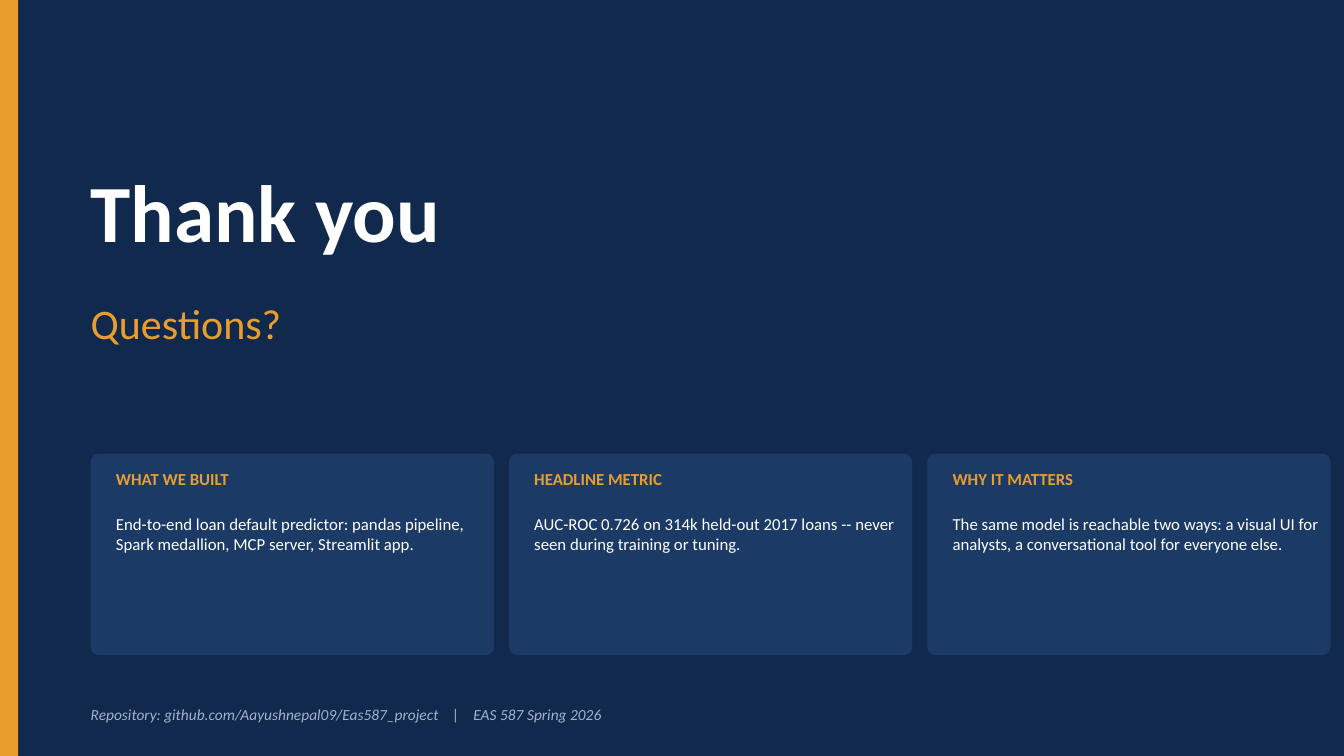
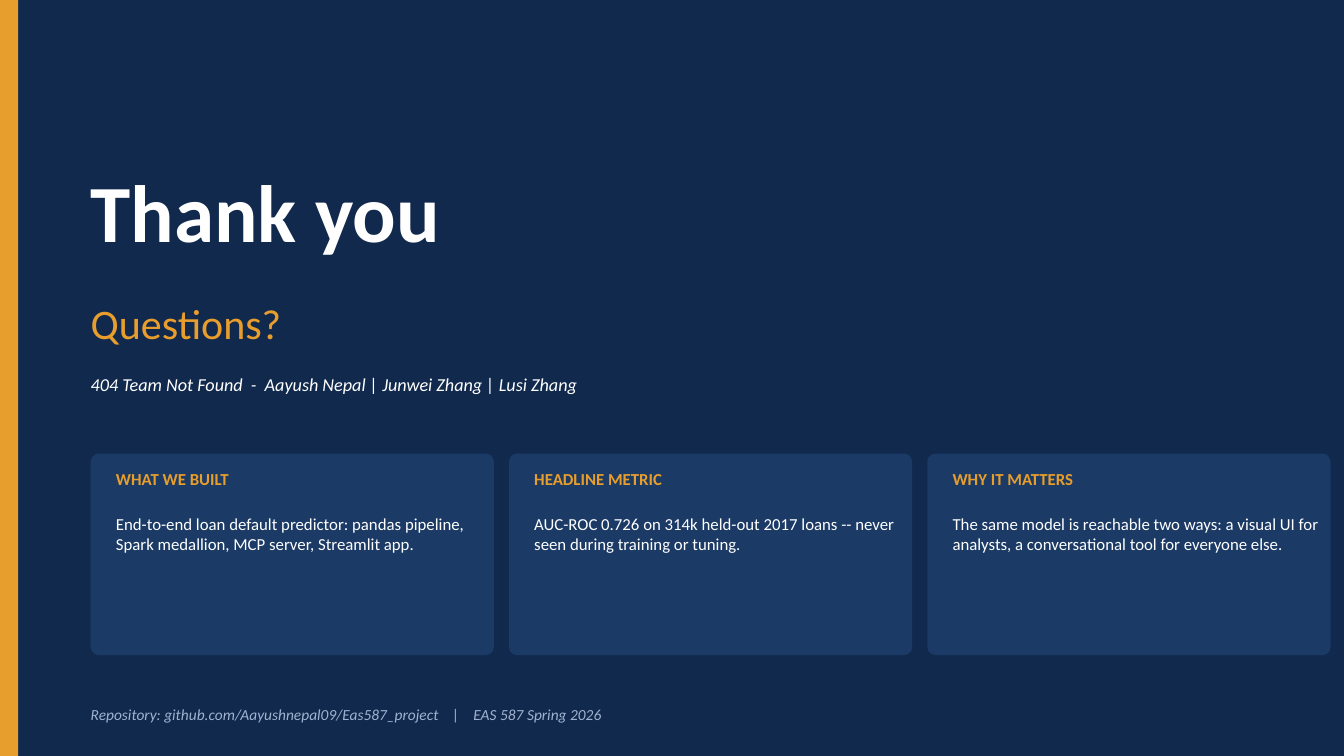
Before and after one commit to Aayushnepal09/loan_default_prediction, a slide deck: slide 13 of presentation/Phase4_presentation.pptx. Drawn at 1344x756 pixels with LibreOffice and Linux fonts; fonts in the diff are those of the drawing. Boxes give left, top, right and bottom in pixels: in the first picture for what was removed or moved away, otherwise in the second. Text is boxed around its words. In the diff, an @@ line names an element or a change of style, - is before the commit and + after.

Commit message:
Rebuild deck so .pptx artifact reflects 404 Team Not Found branding

```diff
--- a/presentation/Phase4_presentation.pptx
+++ b/presentation/Phase4_presentation.pptx
@@ text added at <box>91,378,577,394</box>, 13 pt, text #FFFFFF, italic @@
+404 Team Not Found - Aayush Nepal | Junwei Zhang | Lusi Zhang
```
Also in this commit, not shown: 1 other slide changed.
